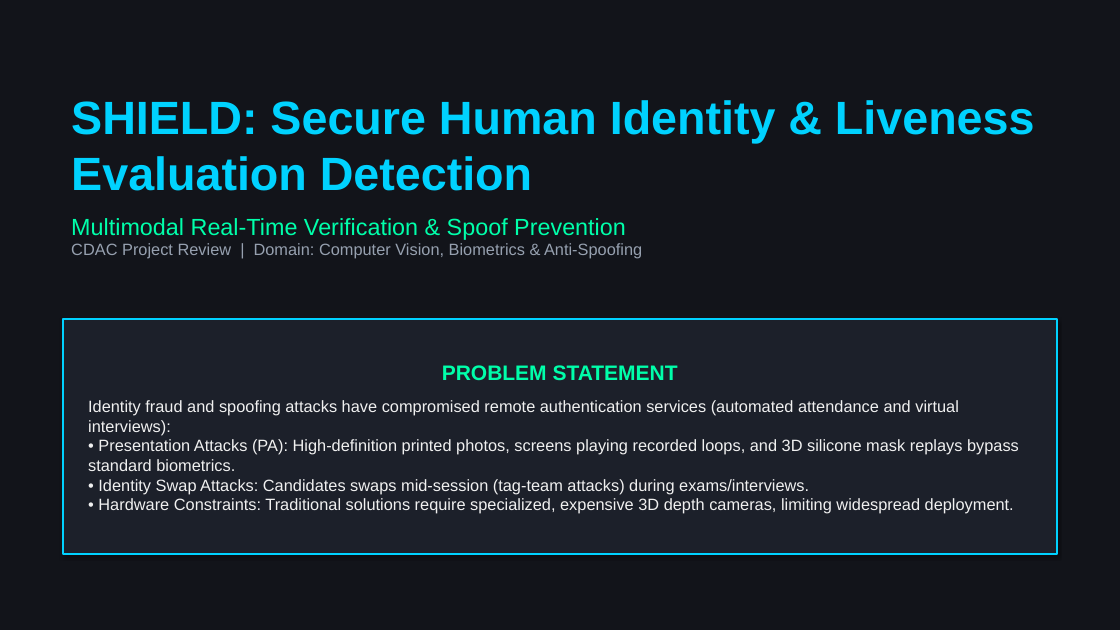
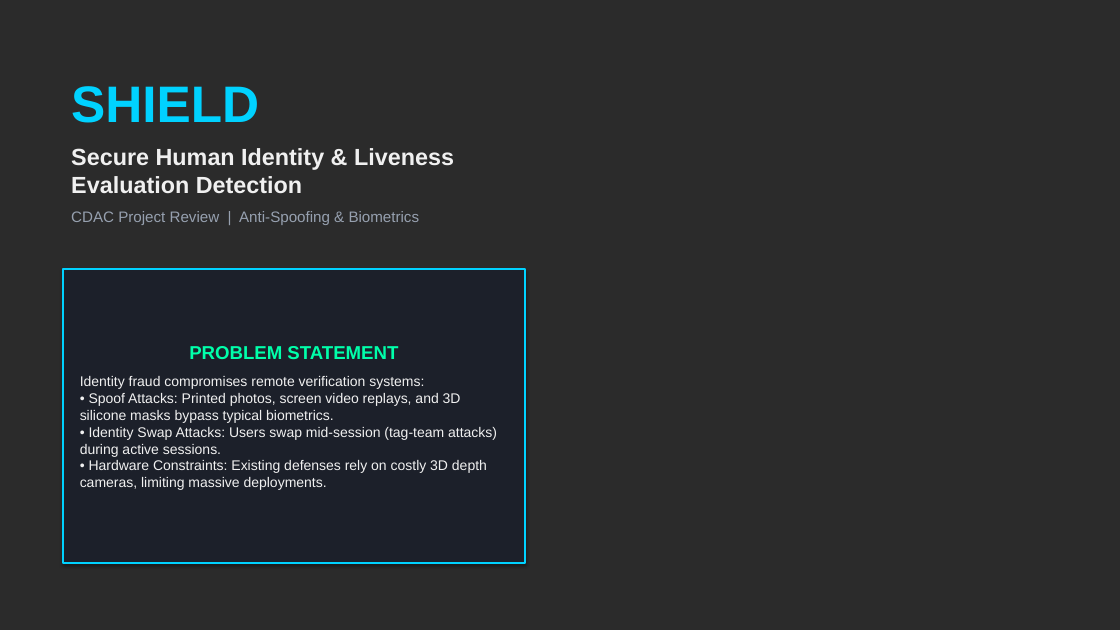
Before and after one commit to sthavirpunwatkar/SHIELD-Secure-Human-Identity-Liveness-Evaluation-Detection, a slide deck: slide 1 of reports/cdac_project_review.pptx. Drawn at 1120x630 pixels with LibreOffice and Linux fonts; fonts in the diff are those of the drawing; background and template pictures are left out; a plain dark background stands for a picture behind light text. Boxes give left, top, right and bottom in pixels: in the first picture for what was removed or moved away, otherwise in the second. Text is boxed around its words. In the diff, an @@ line names an element or a change of style, - is before the commit and + after.

Commit message:
docs: Update CDAC slides with custom background layouts based on Russell-cell PPT-Design-Prompt

```diff
--- a/reports/cdac_project_review.pptx
+++ b/reports/cdac_project_review.pptx
@@ background #12141A to picture (left out) @@
@@ text at (71,86,454,225): text changed; size 14 to 20 pt; text colour #96A0AF to #F0F0F0; bold on @@
-CDAC Project Review | Domain: Computer Vision, Biometrics & Anti-Spoofing
+SHIELD
+Secure Human Identity & Liveness Evaluation Detection
+CDAC Project Review | Anti-Spoofing & Biometrics
@@ text removed at (71,100,1035,240) @@
-SHIELD: Secure Human Identity & Liveness Evaluation Detection
-Multimodal Real-Time Verification & Spoof Prevention
@@ rectangle "PROBLEM STATEMENT": place and size @@
-rectangle "PROBLEM STATEMENT" at (63,319,1057,555)
+rectangle "PROBLEM STATEMENT" at (63,269,525,563)
@@ text in rectangle at (189,346,398,359): size 18 to 16 pt in "PROBLEM STATEMENT" @@
@@ text in rectangle at (80,376,497,490): text changed; size 14 to 12 pt @@
-Identity fraud and spoofing attacks have compromised remote authentication services (automated attendance and virtual interviews):
-• Presentation Attacks (PA): High-definition printed photos, screens playing recorded loops, and 3D silicone mask replays bypass standard biometrics.
-• Identity Swap Attacks: Candidates swaps mid-session (tag-team attacks) during exams/interviews.
-• Hardware Constraints: Traditional solutions require specialized, expensive 3D depth cameras, limiting widespread deployment.
+Identity fraud compromises remote verification systems:
+• Spoof Attacks: Printed photos, screen video replays, and 3D silicone masks bypass typical biometrics.
+• Identity Swap Attacks: Users swap mid-session (tag-team attacks) during active sessions.
+• Hardware Constraints: Existing defenses rely on costly 3D depth cameras, limiting massive deployments.
```
Also in this commit, not shown: 3 other slides changed, 1 other file.
